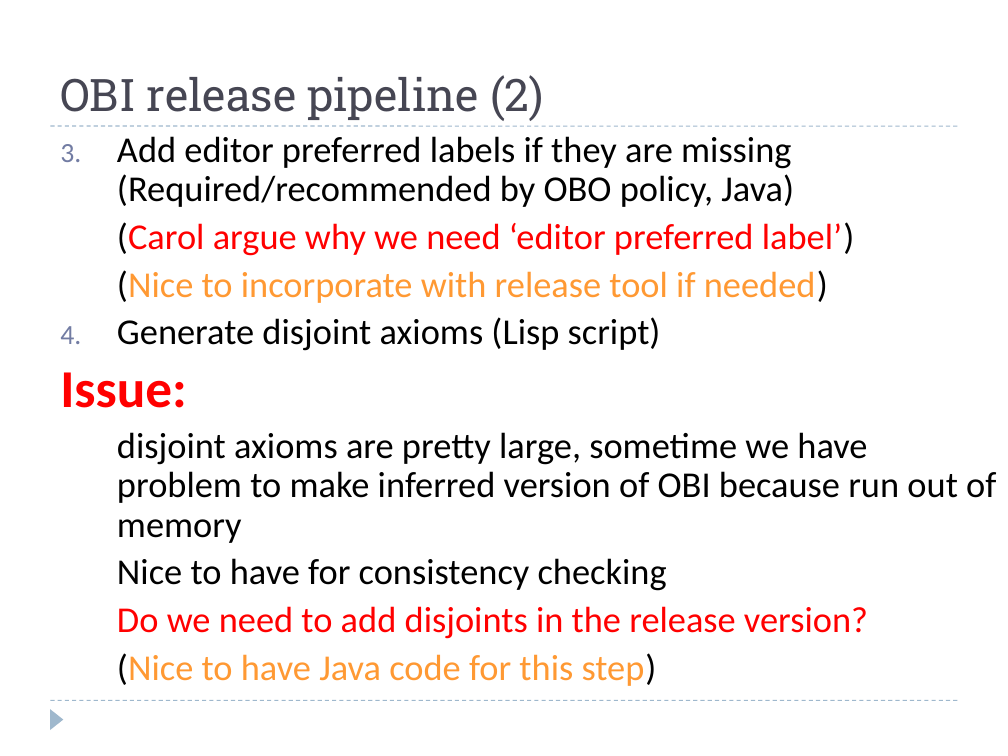
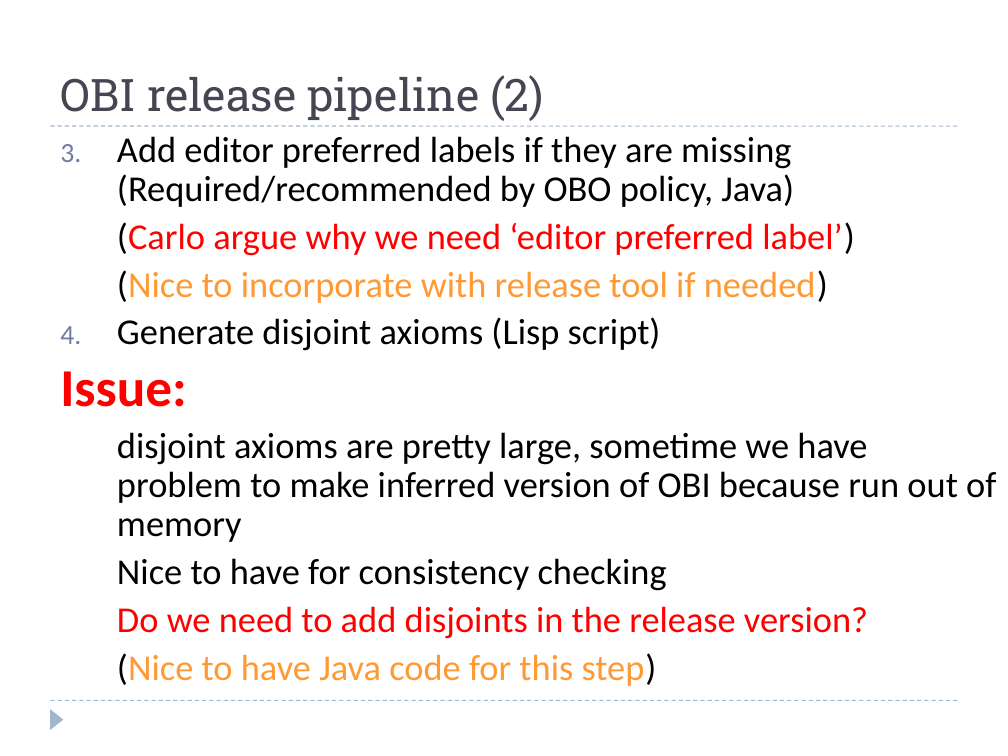
Before and after one commit to obi-ontology/obi-legacy-svn, a slide deck: slide 6 of trunk/docs/presentations/OBI workshop May 2012 Ann Arbor/OBI-tech.ppt. Drawn at 1008x756 pixels with LibreOffice and Linux fonts; fonts in the diff are those of the drawing. Boxes give left, top, right and bottom in pixels: in the first picture for what was removed or moved away, otherwise in the second. Text is boxed around its words. In the diff, an @@ line names an element or a change of style, - is before the commit and + after.

```diff
--- a/trunk/docs/presentations/OBI workshop May 2012 Ann Arbor/OBI-tech.ppt
+++ b/trunk/docs/presentations/OBI workshop May 2012 Ann Arbor/OBI-tech.ppt
@@ text at bbox=[117, 222, 855, 256]: text changed @@
-(Carol argue why we need ‘editor preferred label’)
+(Carlo argue why we need ‘editor preferred label’)
```
Also in this commit, not shown: 3 other slides changed.
